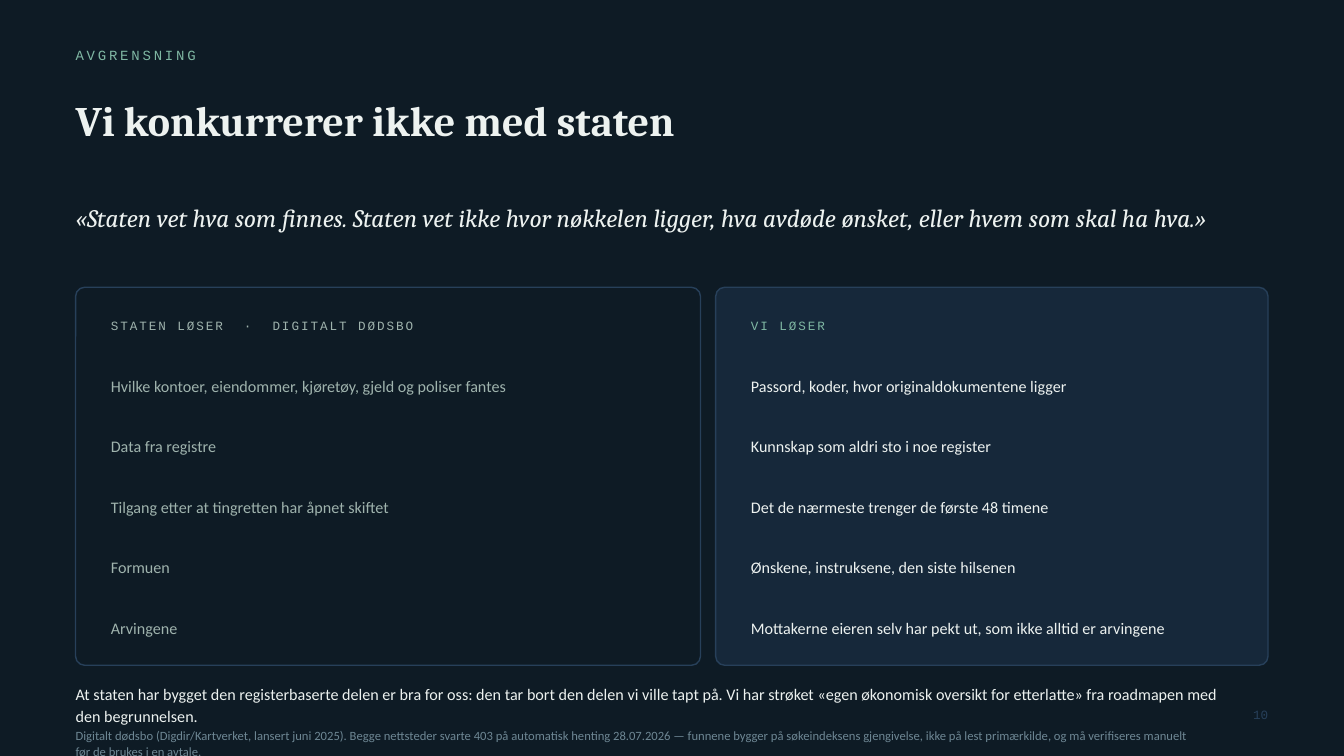
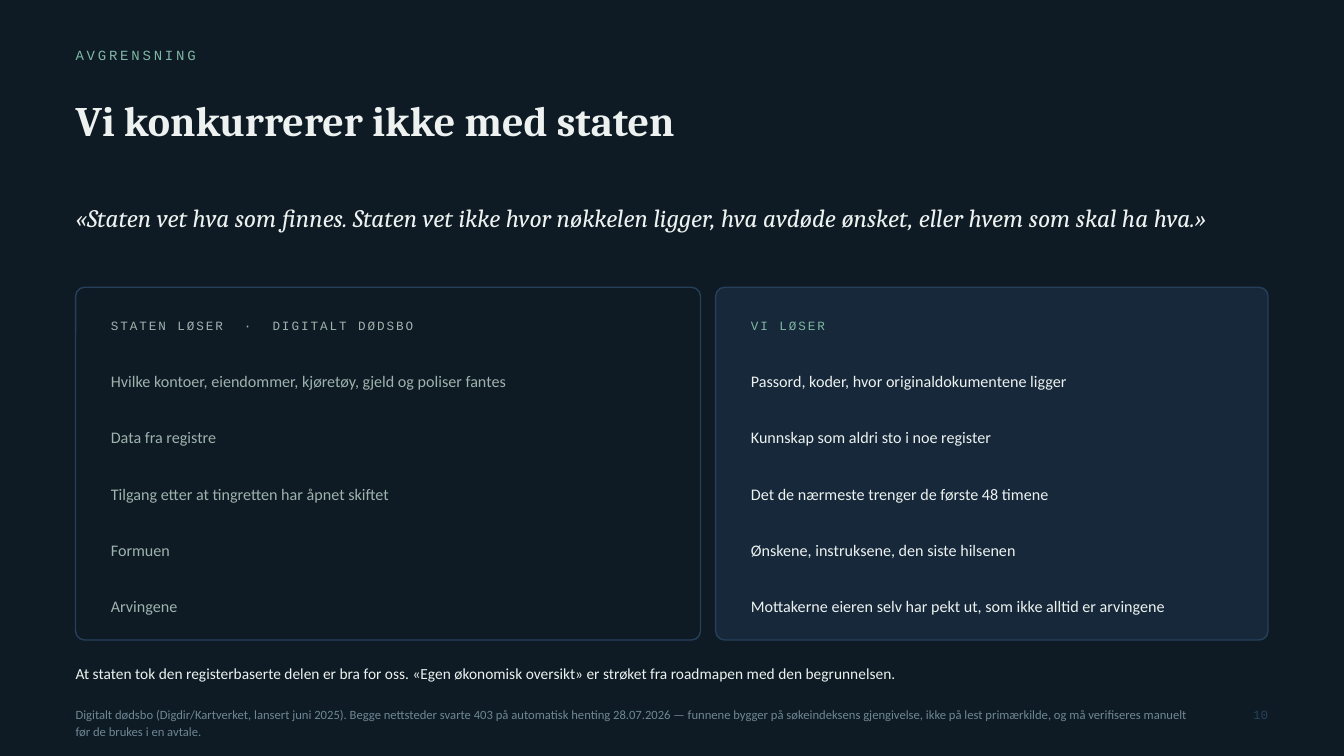
Before and after one commit to jonathanfoss-commits/Eik-sales-repo, a slide deck: slide 10 of livsarkivet/docs/investordekk.pptx. Drawn at 1344x756 pixels with LibreOffice and Linux fonts; fonts in the diff are those of the drawing. Boxes give left, top, right and bottom in pixels: in the first picture for what was removed or moved away, otherwise in the second. Text is boxed around its words. In the diff, an @@ line names an element or a change of style, - is before the commit and + after.

```diff
--- a/livsarkivet/docs/investordekk.pptx
+++ b/livsarkivet/docs/investordekk.pptx
@@ rounded rectangle: place and size @@
-rounded rectangle at [76,287,701,665]
+rounded rectangle at [76,287,701,640]
@@ rounded rectangle at [76,287,701,640]: proportions changed @@
@@ rounded rectangle at [716,287,1268,640]: proportions changed @@
@@ rounded rectangle: place and size @@
-rounded rectangle at [716,287,1268,665]
+rounded rectangle at [716,287,1268,640]
@@ text "Hvilke kontoer, eiendommer, kjøretøy, gjeld ...": place and size @@
-text "Hvilke kontoer, eiendommer, kjøretøy, gjeld ..." at [111,381,506,395]
+text "Hvilke kontoer, eiendommer, kjøretøy, gjeld ..." at [111,376,506,390]
@@ text "Passord, koder, hvor originaldokumentene ligger": place and size @@
-text "Passord, koder, hvor originaldokumentene ligger" at [751,381,1066,395]
+text "Passord, koder, hvor originaldokumentene ligger" at [751,376,1066,390]
@@ text "Data fra registre": place and size @@
-text "Data fra registre" at [111,441,216,455]
+text "Data fra registre" at [111,432,216,446]
@@ text "Kunnskap som aldri sto i ...": place and size @@
-text "Kunnskap som aldri sto i ..." at [751,441,991,455]
+text "Kunnskap som aldri sto i ..." at [751,432,991,446]
@@ 4 texts: place and size @@
-4 texts at [111,501,1048,575]
+4 texts at [111,488,1048,558]
@@ 3 texts: place and size @@
-3 texts at [76,623,1187,742]
+3 texts at [76,601,1187,736]
@@ text at [76,668,896,682]: text changed; size 11.5 to 11 pt @@
-At staten har bygget den registerbaserte delen er bra for oss: den tar bort den delen vi ville tapt på. Vi har strøket «egen økonomisk oversikt for etterlatte» fra roadmapen med den begrunnelsen.
+At staten tok den registerbaserte delen er bra for oss. «Egen økonomisk oversikt» er strøket fra roadmapen med den begrunnelsen.
```
Also in this commit, not shown: 9 other slides changed.
